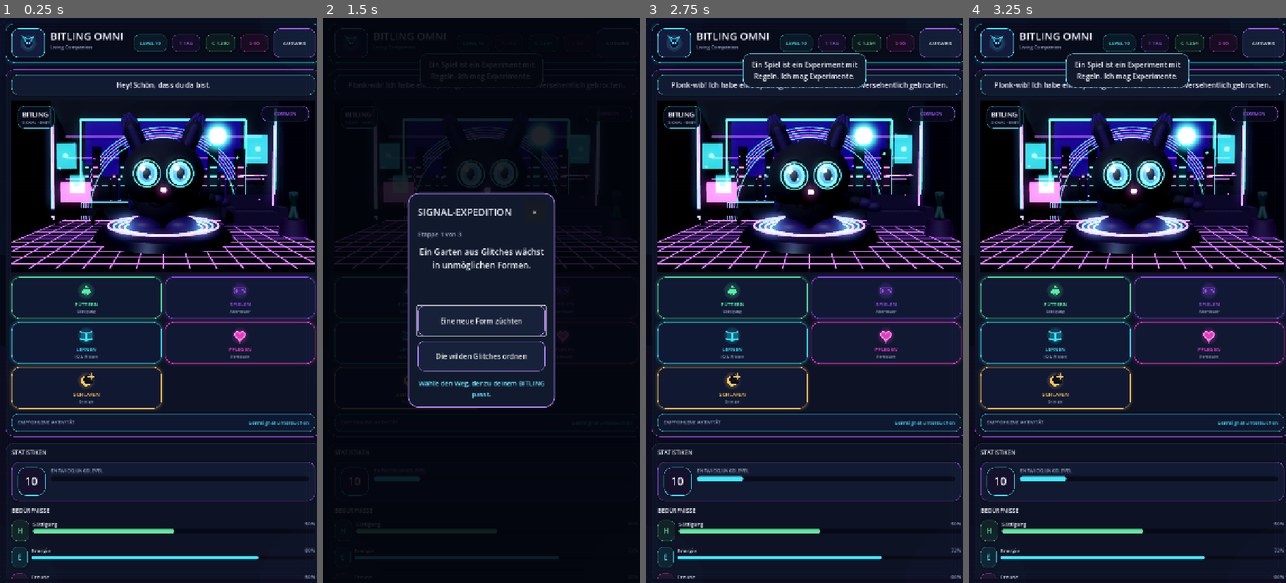
Above: before the commit, frames 1-4 (left to right).
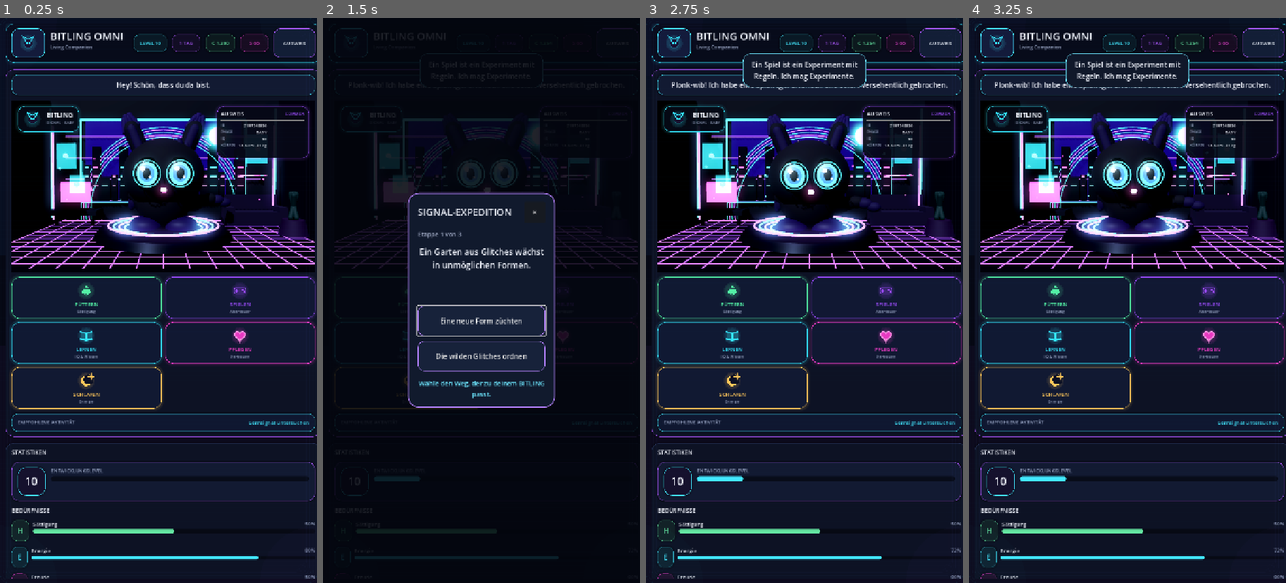
Above: after the commit, the same moments.

Repository: Cyberpunk2088/Bitling
Game: Godot game, scene res://main.tscn
Same seed, same stepped clock (60 frames per second), same inputs: the game is played once before the commit and once after it.
Inputs (mouse positions are in pixels of both pictures, inside the frame that each line leads up to):
- Up to frame 1 (0.25 s): no input
- Up to frame 2 (1.5 s): click (563, 300) at 0.5 s; click (563, 300) at 1.25 s
- Up to frame 3 (2.75 s): click "×" at 2 s
- Up to frame 4 (3.25 s): click "AUSWEIS" at 2.75 s

The runs differ from the first frame. In frame 1, 1.9% of the frame differs, in the area x 5-98%, y 15-25%; in frame 2, 0.5%; in frame 3, 1.9%; in frame 4, 1.9%.

Commit message:
Use production holographic passport HUD

Diff:
--- a/main.tscn
+++ b/main.tscn
@@ -3,7 +3,7 @@
 [ext_resource type="Script" path="res://scripts/ui/ultimate_dashboard.gd" id="1_dashboard"]
 [ext_resource type="Script" path="res://scripts/ui/profile_launcher_guard.gd" id="2_guard"]
 [ext_resource type="Script" path="res://scripts/ui/visual_layout_enhancer.gd" id="3_enhancer"]
-[ext_resource type="Script" path="res://scripts/ui/stage_identity_badge.gd" id="4_badge"]
+[ext_resource type="Script" path="res://scripts/ui/production_stage_identity_badge.gd" id="4_badge"]
 [ext_resource type="Script" path="res://scripts/ui/quest_localization_adapter.gd" id="5_quests"]
 [ext_resource type="Script" path="res://scripts/ui/stage_frame_budget.gd" id="6_budget"]
 [ext_resource type="Script" path="res://scripts/ui/metafinal_visual_director_v2.gd" id="7_metafinal"]
